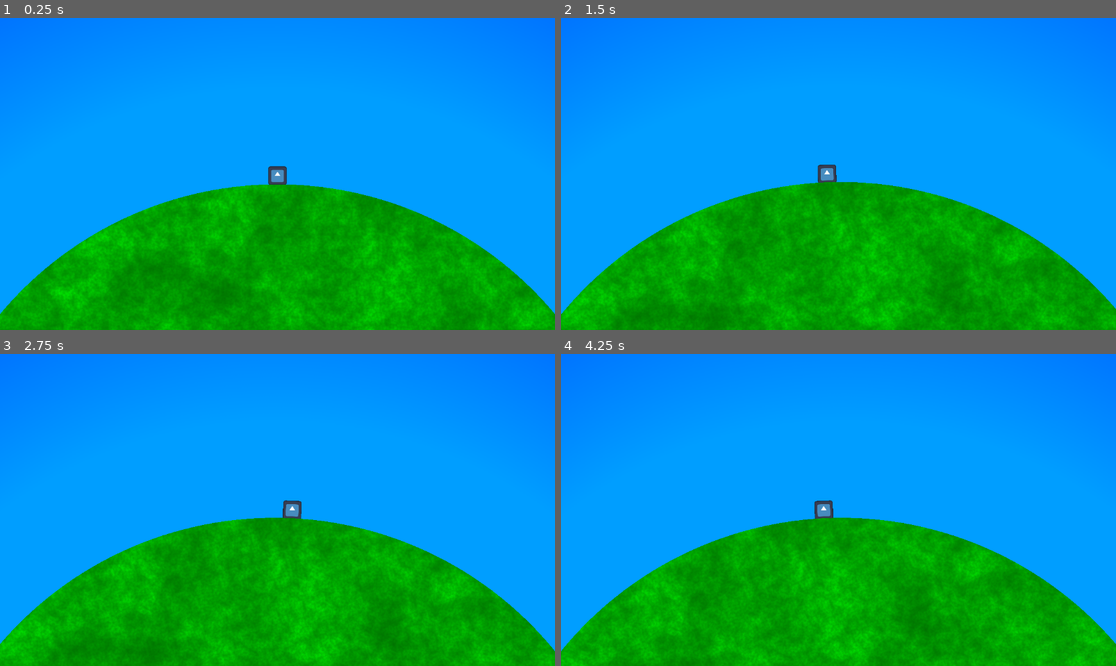
Above: before the commit, frames 1-4 (two rows, left to right).
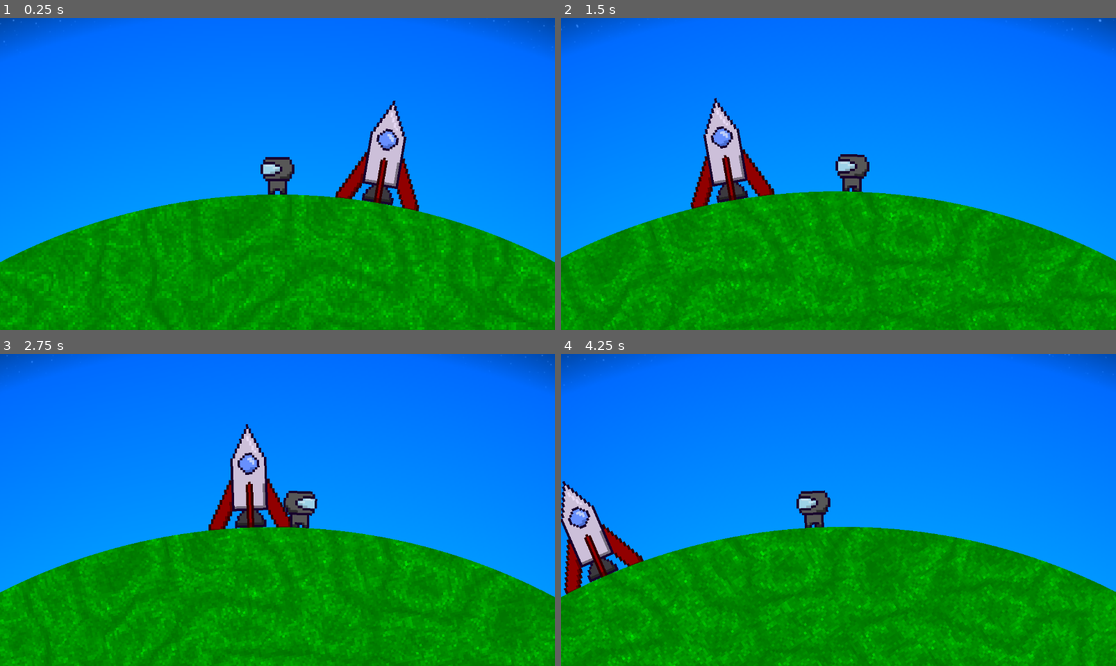
Above: after the commit, the same moments.

Repository: ChWh2/2dplanetgame
Game: Godot game, scene res://Scenes/space.tscn
Same seed, same stepped clock (60 frames per second), same inputs: the game is played once before the commit and once after it. The engine's default icon, where the game draws it, is replaced by a stand-in: a white triangle on a blue panel in a dark square.
Inputs:
- Up to frame 1 (0.25 s): no input
- Up to frame 2 (1.5 s): hold D (Right) 0.53-1.28 s; hold A (Left) from 1.28 s (still down)
- Up to frame 3 (2.75 s): release A (Left) at 2.03 s; hold D (Right) from 2.03 s (still down)
- Up to frame 4 (4.25 s): release D (Right) at 3.53 s; hold A (Left) from 3.53 s (still down)

The runs differ from the first frame. In frame 1, 57% of the frame differs, in the area x 0-100%, y 0-100%; in frame 2, 57%; in frame 3, 55%; in frame 4, 57%.

Commit message:
Changed Player Texture

Diff:
--- a/Scenes/planet.tscn
+++ b/Scenes/planet.tscn
@@ -8,8 +8,8 @@
 
 [sub_resource type="GradientTexture2D" id="GradientTexture2D_x6vqs"]
 gradient = SubResource("Gradient_usl0m")
-width = 2000
-height = 2000
+width = 750
+height = 750
 fill = 1
 fill_from = Vector2(0.5, 0.5)
 fill_to = Vector2(0.5, 0)
@@ -25,15 +25,18 @@
 colors = PackedColorArray(0, 0.435294, 0, 1, 0, 1, 0, 1)
 
 [sub_resource type="FastNoiseLite" id="FastNoiseLite_2hrqb"]
-noise_type = 3
+noise_type = 0
 seed = 1
+frequency = 0.02
+fractal_type = 3
+fractal_octaves = 7
 fractal_lacunarity = 3.0
 fractal_gain = 1.13
 fractal_weighted_strength = 0.59
 
 [sub_resource type="NoiseTexture2D" id="NoiseTexture2D_fe67u"]
-width = 1000
-height = 1000
+width = 500
+height = 500
 color_ramp = SubResource("Gradient_hsn1c")
 noise = SubResource("FastNoiseLite_2hrqb")
 
@@ -41,11 +44,14 @@
 
 [node name="Attmosphere" type="Sprite2D" parent="."]
 z_index = -1
+scale = Vector2(2, 2)
 texture = SubResource("GradientTexture2D_x6vqs")
 
 [node name="CollisionShape2D" type="CollisionShape2D" parent="."]
 shape = SubResource("CircleShape2D_csc6h")
 
 [node name="Sprite2D" type="Sprite2D" parent="."]
+texture_filter = 1
 material = SubResource("ShaderMaterial_2x14c")
+scale = Vector2(2, 2)
 texture = SubResource("NoiseTexture2D_fe67u")
--- a/Scenes/player.tscn
+++ b/Scenes/player.tscn
@@ -1,25 +1,62 @@
-[gd_scene load_steps=4 format=3 uid="uid://cfhrogonp7by0"]
+[gd_scene load_steps=8 format=3 uid="uid://cfhrogonp7by0"]
 
 [ext_resource type="Script" path="res://Scripts/Player.gd" id="1_ywnlj"]
-[ext_resource type="Texture2D" uid="uid://fk6ooc8havq7" path="res://icon.svg" id="2_0bmkp"]
+[ext_resource type="Texture2D" uid="uid://83uimhnrduie" path="res://Assets/Astronaut.png" id="2_wu33n"]
 
-[sub_resource type="CircleShape2D" id="CircleShape2D_2we70"]
-radius = 12.0
+[sub_resource type="AtlasTexture" id="AtlasTexture_0q4pe"]
+atlas = ExtResource("2_wu33n")
+region = Rect2(0, 0, 16, 16)
+
+[sub_resource type="AtlasTexture" id="AtlasTexture_js0xh"]
+atlas = ExtResource("2_wu33n")
+region = Rect2(16, 0, 16, 16)
+
+[sub_resource type="AtlasTexture" id="AtlasTexture_ks6ar"]
+atlas = ExtResource("2_wu33n")
+region = Rect2(0, 16, 16, 16)
+
+[sub_resource type="SpriteFrames" id="SpriteFrames_7krha"]
+animations = [{
+"frames": [{
+"duration": 1.0,
+"texture": SubResource("AtlasTexture_0q4pe")
+}],
+"loop": true,
+"name": &"default",
+"speed": 5.0
+}, {
+"frames": [{
+"duration": 1.0,
+"texture": SubResource("AtlasTexture_js0xh")
+}, {
+"duration": 1.0,
+"texture": SubResource("AtlasTexture_ks6ar")
+}],
+"loop": true,
+"name": &"run",
+"speed": 8.0
+}]
+
+[sub_resource type="RectangleShape2D" id="RectangleShape2D_e3fym"]
+size = Vector2(26, 30)
 
 [node name="Player" type="CharacterBody2D"]
 motion_mode = 1
 script = ExtResource("1_ywnlj")
 
-[node name="Sprite2D" type="Sprite2D" parent="."]
-scale = Vector2(0.2, 0.2)
-texture = ExtResource("2_0bmkp")
+[node name="Sprite2D" type="AnimatedSprite2D" parent="."]
+texture_filter = 1
+scale = Vector2(2, 2)
+sprite_frames = SubResource("SpriteFrames_7krha")
+autoplay = "run"
+frame_progress = 0.913422
 
 [node name="CollisionShape2D" type="CollisionShape2D" parent="."]
-shape = SubResource("CircleShape2D_2we70")
+shape = SubResource("RectangleShape2D_e3fym")
 
 [node name="Camera2D" type="Camera2D" parent="."]
 ignore_rotation = false
-zoom = Vector2(1.5, 1.5)
+zoom = Vector2(2.5, 2.5)
 position_smoothing_enabled = true
 position_smoothing_speed = 10.0
 rotation_smoothing_enabled = true
--- /dev/null
+++ b/Scenes/rocket.tscn
@@ -0,0 +1,24 @@
+[gd_scene load_steps=4 format=3 uid="uid://c5v57mj8ck34t"]
+
+[ext_resource type="Texture2D" uid="uid://diuj5iqswx4os" path="res://Assets/Rocket.png" id="1_033wf"]
+[ext_resource type="Script" path="res://Scripts/rocket.gd" id="1_sg4jg"]
+
+[sub_resource type="RectangleShape2D" id="RectangleShape2D_fw5q3"]
+size = Vector2(70, 88)
+
+[node name="Rocket" type="Area2D"]
+script = ExtResource("1_sg4jg")
+
+[node name="CollisionShape2D" type="CollisionShape2D" parent="."]
+position = Vector2(0, -39.5)
+shape = SubResource("RectangleShape2D_fw5q3")
+
+[node name="Sprite2D" type="Sprite2D" parent="."]
+texture_filter = 1
+position = Vector2(0, -40)
+scale = Vector2(2, 2)
+texture = ExtResource("1_033wf")
+
+[node name="ReGround" type="RayCast2D" parent="."]
+target_position = Vector2(0, 1000)
+hit_from_inside = true
--- a/Scenes/space.tscn
+++ b/Scenes/space.tscn
@@ -1,36 +1,29 @@
-[gd_scene load_steps=4 format=3 uid="uid://g0uiiq7672w1"]
+[gd_scene load_steps=5 format=3 uid="uid://g0uiiq7672w1"]
 
 [ext_resource type="PackedScene" uid="uid://bt64bj0v1ccji" path="res://Scenes/planet.tscn" id="1_4teii"]
 [ext_resource type="PackedScene" uid="uid://cfhrogonp7by0" path="res://Scenes/player.tscn" id="2_jxql8"]
 [ext_resource type="Texture2D" uid="uid://c6eekm3dti5ua" path="res://Assets/360_F_215948377_kgIhNUy4X0iYsyUfYd9KKIViSPOxclbC.jpg" id="3_eqvlc"]
+[ext_resource type="PackedScene" uid="uid://c5v57mj8ck34t" path="res://Scenes/rocket.tscn" id="4_65s3p"]
 
 [node name="Space" type="Node2D"]
 
-[node name="CanvasLayer" type="CanvasLayer" parent="."]
-layer = -1
-follow_viewport_enabled = true
+[node name="SpaceBackground" type="Sprite2D" parent="."]
+z_index = -2
+texture_repeat = 2
+scale = Vector2(0.5, 0.5)
+texture = ExtResource("3_eqvlc")
+region_enabled = true
+region_rect = Rect2(0, 0, 1e+06, 1e+06)
 
-[node name="TextureRect" type="TextureRect" parent="CanvasLayer"]
-anchors_preset = 8
-anchor_left = 0.5
-anchor_top = 0.5
-anchor_right = 0.5
-anchor_bottom = 0.5
-offset_left = -4.99942e+06
-offset_top = -4.99968e+06
-offset_right = 4.99942e+06
-offset_bottom = 4.99968e+06
-grow_horizontal = 2
-grow_vertical = 2
-texture = ExtResource("3_eqvlc")
-stretch_mode = 1
+[node name="Rocket" parent="." instance=ExtResource("4_65s3p")]
+position = Vector2(86, -513)
 
 [node name="Player" parent="." instance=ExtResource("2_jxql8")]
 position = Vector2(0, -542)
 
-[node name="planets" type="Node2D" parent="."]
+[node name="Planets" type="Node2D" parent="."]
 
-[node name="Planet" parent="planets" groups=["Gravity Attractors"] instance=ExtResource("1_4teii")]
+[node name="Planet" parent="Planets" groups=["Gravity Attractors"] instance=ExtResource("1_4teii")]
 
-[node name="Planet2" parent="planets" groups=["Gravity Attractors"] instance=ExtResource("1_4teii")]
+[node name="Planet2" parent="Planets" groups=["Gravity Attractors"] instance=ExtResource("1_4teii")]
 position = Vector2(-1600, -1000)
--- a/Scripts/Player.gd
+++ b/Scripts/Player.gd
@@ -5,6 +5,8 @@
 const JUMP_VELOCITY = -4.0
 
 var rawPosition : Vector2
+
+@onready var sprite_2d = $Sprite2D
 
 func setPhysicsProcess(b : bool):
 	set_physics_process(b)
@@ -24,8 +26,20 @@
 	#movement
 	var direction := Input.get_axis("Left", "Right")
 	if direction:
-		velocity = direction * SPEED * Vector2(cos(rotation), sin(rotation))
+		sprite_2d.animation = "run"
+
+		if direction > 0:
+			sprite_2d.flip_h = true
+		else:
+			sprite_2d.flip_h = false
+
+		var velVector = direction * SPEED * Vector2(cos(rotation), sin(rotation))
+		var velDir = velVector.normalized()
+
+		velocity.x = move_toward(velocity.x, velVector.x, SPEED/20.0)
+		velocity.y = move_toward(velocity.y, velVector.y, SPEED/20.0)
 	else:
+		sprite_2d.animation = "default"
 		velocity.x = move_toward(velocity.x, 0.0, SPEED/2.0)
 		velocity.y = move_toward(velocity.y, 0.0, SPEED/2.0)
 	move_and_slide()
@@ -33,6 +47,6 @@
 	#stick to floor
 	if $ReGround.get_collision_point():
 		var point : Vector2 = $ReGround.get_collision_point()
-		point += (point.direction_to(global_position)).normalized() * 12.0
+		point += (point.direction_to(global_position)).normalized() * 15.0
 
 		global_position = point
--- /dev/null
+++ b/Scripts/rocket.gd
@@ -0,0 +1,17 @@
+extends Area2D
+
+func _physics_process(delta):
+	var closestAttractor = Vector2.INF
+	for i in get_tree().get_nodes_in_group("Gravity Attractors"):
+		if closestAttractor.distance_to(global_position) > i.global_position.distance_to(global_position):
+			closestAttractor = i.global_position
+
+	var lookatVector = Vector3(0,0,-1).cross(Vector3(closestAttractor.x - global_position.x, closestAttractor.y - global_position.y, 0.0).normalized())
+	print(lookatVector)
+	look_at(Vector2(lookatVector.x, lookatVector.y) + global_position)
+
+	if $ReGround.get_collision_point():
+		var point : Vector2 = $ReGround.get_collision_point()
+		point += (point.direction_to(global_position)).normalized()
+
+		global_position = point
Binary file added: Assets/Astronaut.png
Not shown, added: Assets/Astronaut.png.import
Binary file added: Assets/Rocket.png
Not shown, added: Assets/Rocket.png.import
